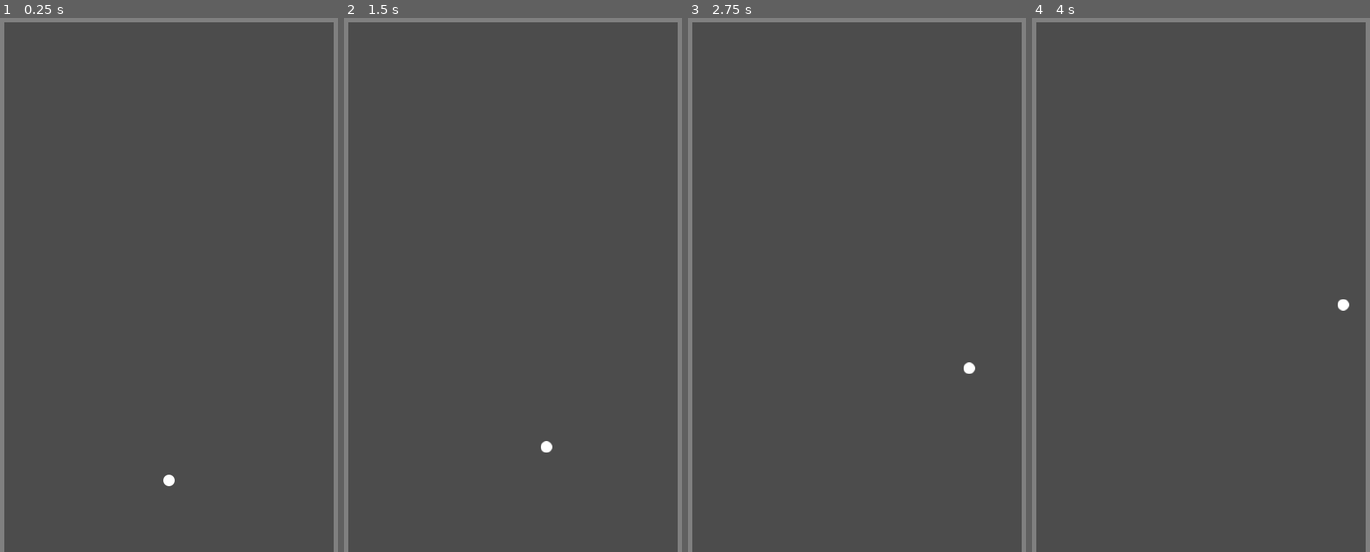
Above: before the commit, frames 1-4 (left to right).
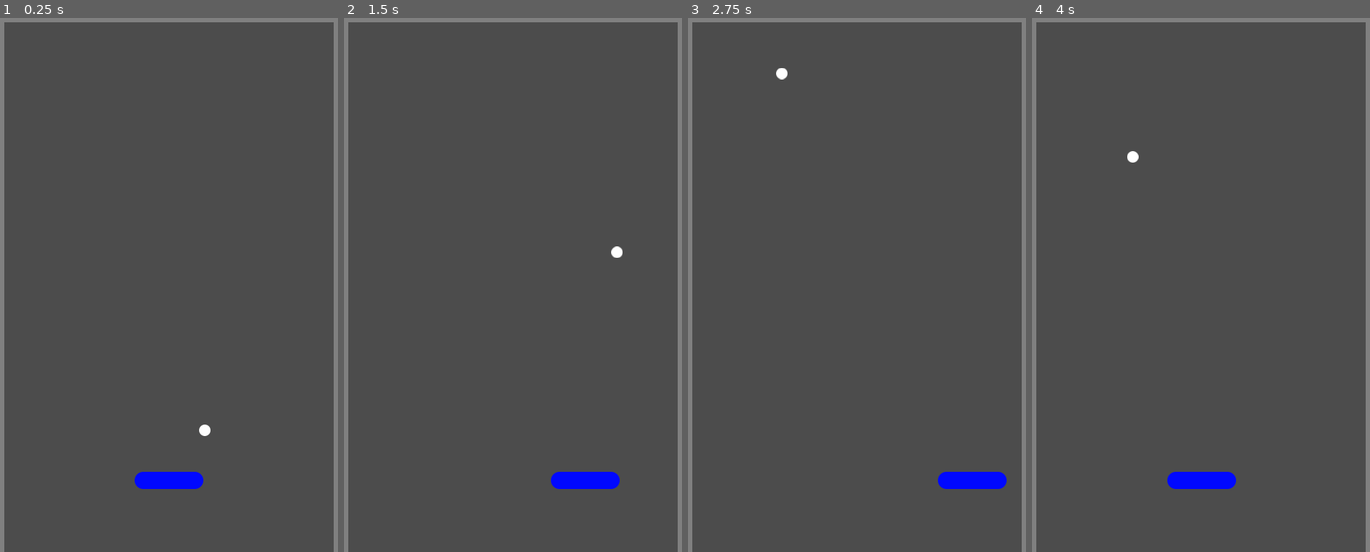
Above: after the commit, the same moments.

Repository: vivisuke/GodotBreak
Game: Godot game, scene res://MainScene.tscn
Same seed, same stepped clock (60 frames per second), same inputs: the game is played once before the commit and once after it.
Inputs:
- Up to frame 1 (0.25 s): no input
- Up to frame 2 (1.5 s): tap Enter at 0.5 s; hold Right (ui_right) 0.53-1.28 s; hold Left (ui_left) from 1.28 s (still down)
- Up to frame 3 (2.75 s): release Left (ui_left) at 2.03 s; hold Right (ui_right) from 2.03 s (still down)
- Up to frame 4 (4 s): release Right (ui_right) at 3.53 s; hold Left (ui_left) from 3.53 s (still down)

The runs differ from the first frame. In frame 1, 0.7% of the frame differs, in the area x 39-63%, y 76-89%; in frame 2, 0.8%; in frame 3, 0.8%, in the area x 26-95%, y 9-89%; in frame 4, 0.8%.

Commit message:
0006 ◎ C 05/01 05/01 0.001│ToDo│左右矢印キーでパドル左右移動

Diff:
--- a/GodotBreak/MainScene.gd
+++ b/GodotBreak/MainScene.gd
@@ -1,16 +1,21 @@
 extends Node2D
 
-var pause : bool = true
+const PAD_MOVE_UNIT = 400
+
+var pause : bool = false
 var vel = Vector2(200, -200)	# 右上方向
 
 
 func _ready():
 	pass
 func _input(event):
-	if event is InputEventKey and event.is_pressed():
+	if event is InputEventKey && event.is_pressed() && event.unicode == 0x1b:	# ESC
 		pause = !pause
 	pass
 func _physics_process(delta):
+	var dx = int(Input.is_action_pressed("ui_right")) - int(Input.is_action_pressed("ui_left"))
+	if dx != 0:
+		$Pad.move_and_collide(Vector2(dx*PAD_MOVE_UNIT, 0) * delta)
 	if pause:
 		return
 	var collide = $Ball.move_and_collide(vel*delta)
--- a/GodotBreak/MainScene.tscn
+++ b/GodotBreak/MainScene.tscn
@@ -1,7 +1,8 @@
-[gd_scene load_steps=6 format=2]
+[gd_scene load_steps=8 format=2]
 
 [ext_resource path="res://images/Ball16x16.png" type="Texture" id=1]
 [ext_resource path="res://MainScene.gd" type="Script" id=2]
+[ext_resource path="res://images/Pad96x24.png" type="Texture" id=3]
 
 [sub_resource type="RectangleShape2D" id=1]
 extents = Vector2( 10, 400 )
@@ -11,6 +12,10 @@
 
 [sub_resource type="CircleShape2D" id=3]
 radius = 8.0
+
+[sub_resource type="CapsuleShape2D" id=4]
+radius = 12.0
+height = 74.0
 
 [node name="MainScene" type="Node2D"]
 script = ExtResource( 2 )
@@ -68,7 +73,7 @@
 shape = SubResource( 2 )
 
 [node name="Ball" type="KinematicBody2D" parent="."]
-position = Vector2( 250, 700 )
+position = Vector2( 250, 680 )
 __meta__ = {
 "_edit_group_": true
 }
@@ -78,3 +83,16 @@
 
 [node name="CollisionShape2D" type="CollisionShape2D" parent="Ball"]
 shape = SubResource( 3 )
+
+[node name="Pad" type="KinematicBody2D" parent="."]
+position = Vector2( 250, 700 )
+__meta__ = {
+"_edit_group_": true
+}
+
+[node name="Sprite" type="Sprite" parent="Pad"]
+texture = ExtResource( 3 )
+
+[node name="CollisionShape2D" type="CollisionShape2D" parent="Pad"]
+rotation = 1.5708
+shape = SubResource( 4 )
Binary file added: GodotBreak/images/Pad96x24.png
Not shown, added: GodotBreak/images/Pad96x24.png.import
Not shown, changed: GodotBreak.spr
